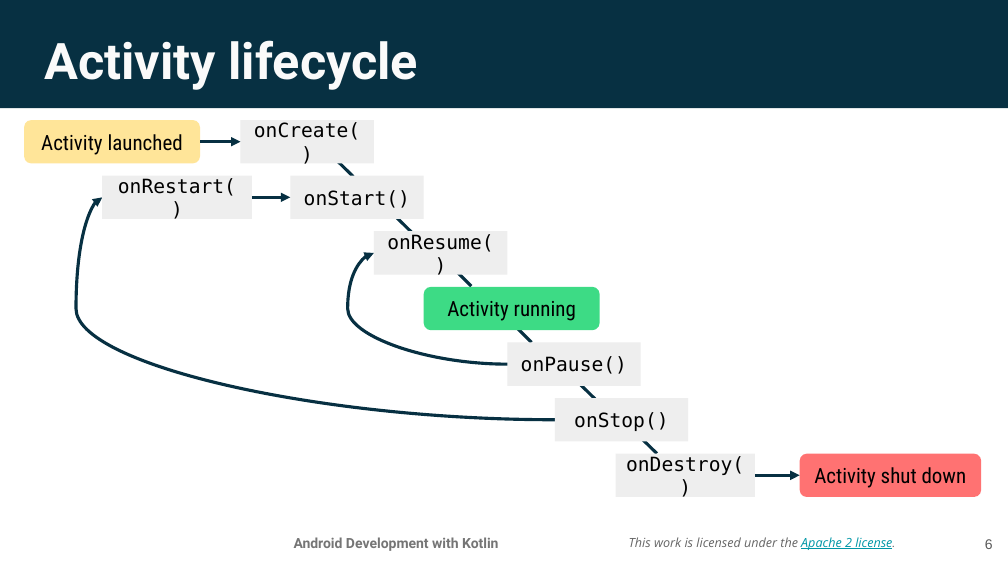
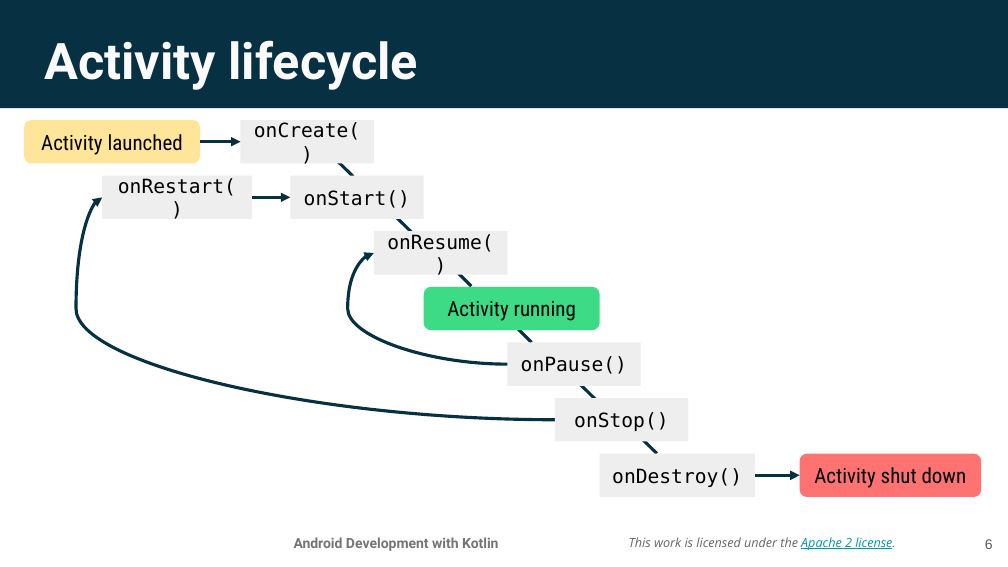
Before and after one commit to walkman617/AndroidDevKotlin, a slide deck: slide 6 of Unit3/Lesson 7 Activity and Fragment Lifecycles.pptx. Drawn at 1008x567 pixels with LibreOffice and Linux fonts; fonts in the diff are those of the drawing; background and template pictures are left out. Boxes give left, top, right and bottom in pixels: in the first picture for what was removed or moved away, otherwise in the second. Text is boxed around its words. In the diff, an @@ line names an element or a change of style, - is before the commit and + after.

```diff
--- a/Unit3/Lesson 7 Activity and Fragment Lifecycles.pptx
+++ b/Unit3/Lesson 7 Activity and Fragment Lifecycles.pptx
@@ rectangle "onDestroy()": place and size @@
-rectangle "onDestroy()" at (616,454,755,497)
+rectangle "onDestroy()" at (600,454,755,497)
```
Also in this commit, not shown: 1 other slide changed.
